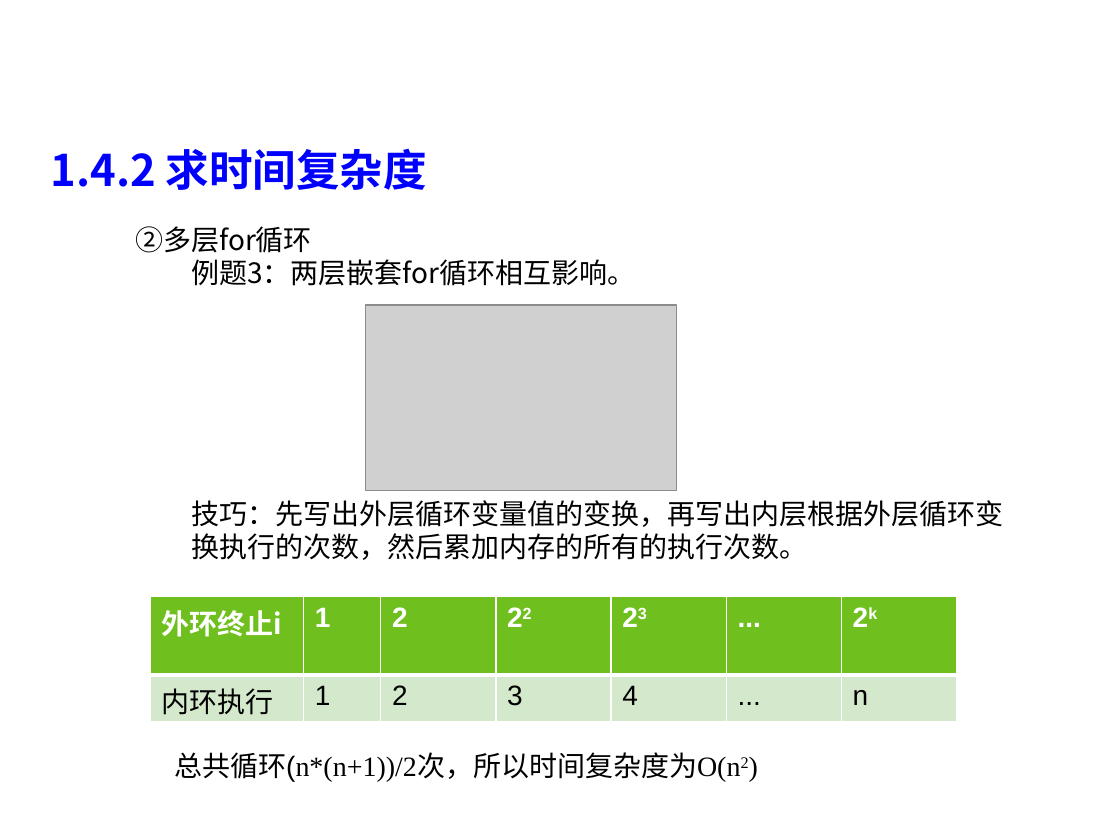
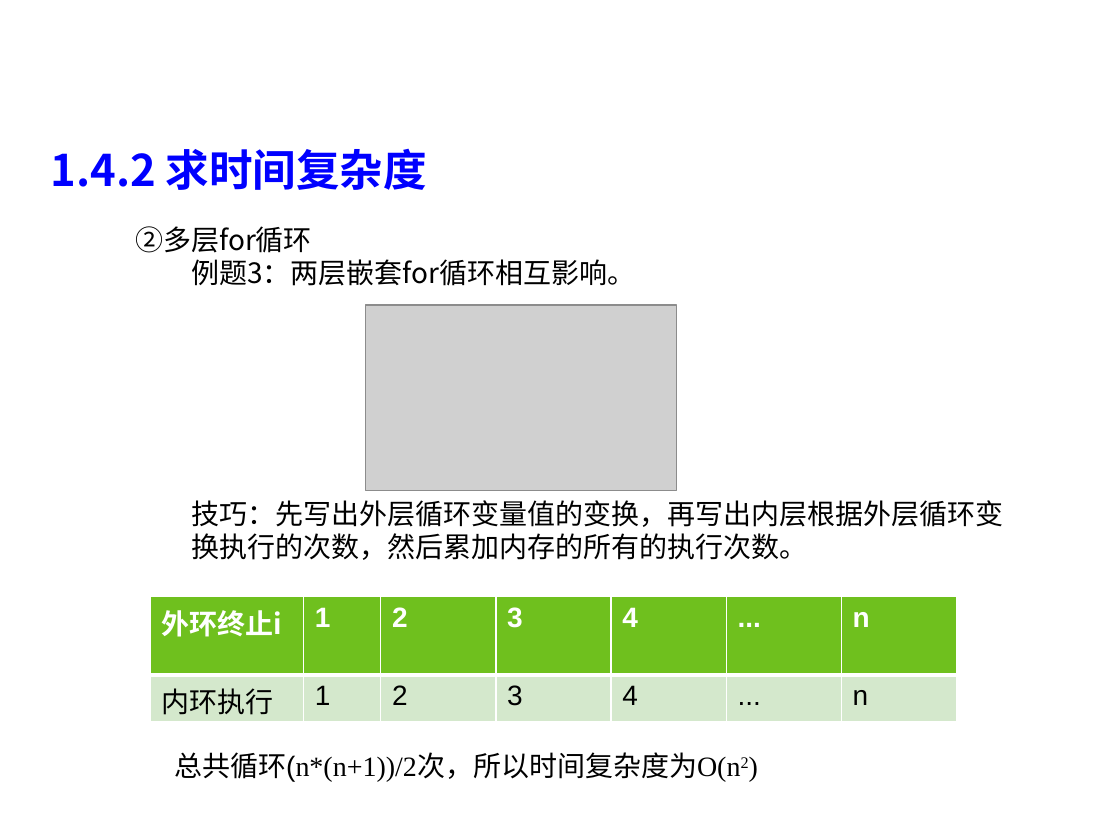
Before and after one commit to liutongling/DP, a slide deck: slide 21 of file/第1章 概论.pptx. Drawn at 1120x840 pixels with LibreOffice and Linux fonts; fonts in the diff are those of the drawing; grey boxes stand for pictures; background and template pictures are left out. Boxes give left, top, right and bottom in pixels: in the first picture for what was removed or moved away, otherwise in the second. Text is boxed around its words. In the diff, an @@ line names an element or a change of style, - is before the commit and + after.

```diff
--- a/file/第1章 概论.pptx
+++ b/file/第1章 概论.pptx
@@ table at [150, 597, 958, 722] @@
-row 1: 外环终止i | 1 | 2 | 22 | 23 | ... | 2k
+row 1: 外环终止i | 1 | 2 | 3 | 4 | ... | n
```
Also in this commit, not shown: 3 other slides changed.
